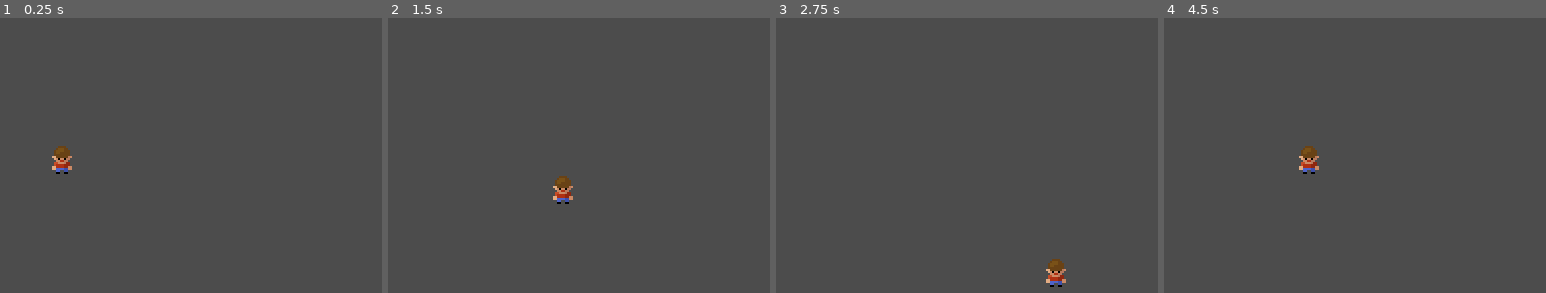
Above: before the commit, frames 1-4 (left to right).
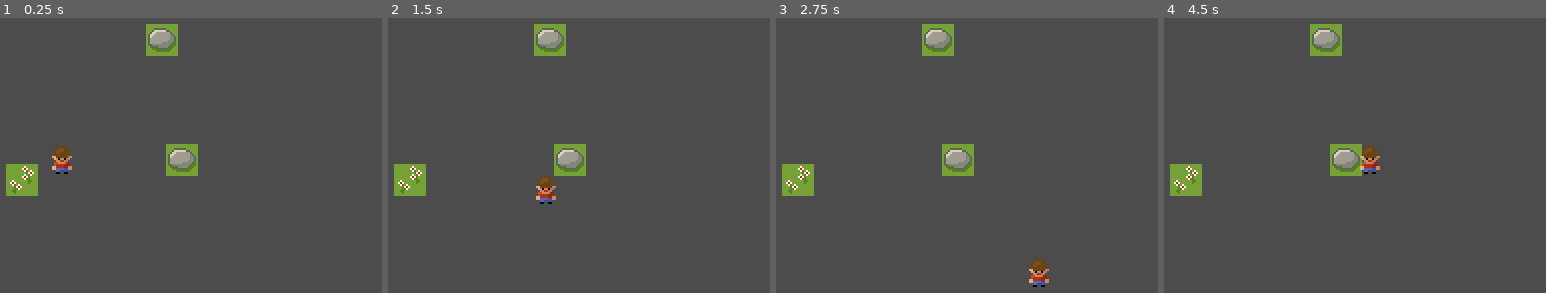
Above: after the commit, the same moments.

Repository: xvcrimsajadevx/Godot-Projects
Game: Godot game, scene res://Scenes/Main.tscn
Same seed, same stepped clock (60 frames per second), same inputs: the game is played once before the commit and once after it.
Inputs:
- Up to frame 1 (0.25 s): no input
- Up to frame 2 (1.5 s): tap Enter at 0.5 s; hold Right (ui_right) 0.53-1.28 s; hold Down (ui_down) from 1.28 s (still down)
- Up to frame 3 (2.75 s): release Down (ui_down) at 2.03 s; hold Right (ui_right) from 2.03 s (still down)
- Up to frame 4 (4.5 s): release Right (ui_right) at 2.78 s; hold Up (ui_up) 2.78-3.53 s; hold Left (ui_left) from 3.53 s (still down)

The runs differ from the first frame. In frame 1, 2.9% of the frame differs, in the area x 1-52%, y 2-65%; in frame 2, 3.7%; in frame 3, 3.7%; in frame 4, 3.7%, in the area x 1-57%, y 2-65%.

Commit message:
SimpleRPG - Physics and Collisions

Diff:
--- /dev/null
+++ b/SimpleRPG/Scenes/Flowers.gd
@@ -0,0 +1,5 @@
+extends Area2D
+
+func _on_Flowers_body_entered(body):
+	if body.name == "Player":
+		get_tree().queue_delete(self)
--- a/SimpleRPG/Scenes/Main.tscn
+++ b/SimpleRPG/Scenes/Main.tscn
@@ -1,13 +1,70 @@
-[gd_scene load_steps=3 format=2]
+[gd_scene load_steps=9 format=2]
 
 [ext_resource path="res://Entities/Player/player.png" type="Texture" id=1]
 [ext_resource path="res://Entities/Player/Player.gd" type="Script" id=2]
+[ext_resource path="res://Scenes/map_tiles.png" type="Texture" id=3]
+[ext_resource path="res://Scenes/Flowers.gd" type="Script" id=4]
+
+[sub_resource type="RectangleShape2D" id=1]
+extents = Vector2( 5, 7 )
+
+[sub_resource type="CircleShape2D" id=2]
+radius = 7.0
+
+[sub_resource type="CircleShape2D" id=3]
+radius = 7.07107
+
+[sub_resource type="RectangleShape2D" id=4]
+extents = Vector2( 8, 8 )
 
 [node name="Root" type="Node"]
 
 [node name="Player" type="KinematicBody2D" parent="."]
 position = Vector2( 160, 90 )
+z_index = 1
 script = ExtResource( 2 )
 
 [node name="Sprite" type="Sprite" parent="Player"]
 texture = ExtResource( 1 )
+
+[node name="CollisionShape2D" type="CollisionShape2D" parent="Player"]
+shape = SubResource( 1 )
+
+[node name="Rock" type="StaticBody2D" parent="."]
+position = Vector2( 220, 90 )
+
+[node name="Sprite" type="Sprite" parent="Rock"]
+texture = ExtResource( 3 )
+region_enabled = true
+region_rect = Rect2( 48, 0, 16, 16 )
+
+[node name="CollisionShape2D" type="CollisionShape2D" parent="Rock"]
+shape = SubResource( 2 )
+
+[node name="MovingRock" type="RigidBody2D" parent="."]
+position = Vector2( 210, 30 )
+gravity_scale = 0.0
+linear_damp = 10.0
+angular_damp = 5.0
+
+[node name="Sprite" type="Sprite" parent="MovingRock"]
+texture = ExtResource( 3 )
+region_enabled = true
+region_rect = Rect2( 48, 0, 16, 16 )
+
+[node name="CollisionShape2D" type="CollisionShape2D" parent="MovingRock"]
+shape = SubResource( 3 )
+
+[node name="Flowers" type="Area2D" parent="."]
+position = Vector2( 140, 100 )
+script = ExtResource( 4 )
+
+[node name="Sprite" type="Sprite" parent="Flowers"]
+texture = ExtResource( 3 )
+region_enabled = true
+region_rect = Rect2( 0, 16, 16, 16 )
+
+[node name="CollisionShape2D" type="CollisionShape2D" parent="Flowers"]
+shape = SubResource( 4 )
+
+[connection signal="body_entered" from="Flowers" to="Flowers" method="_on_Flowers_body_entered"]
Binary file added: SimpleRPG/Scenes/map_tiles.png
Not shown, added: SimpleRPG/Scenes/map_tiles.png.import
